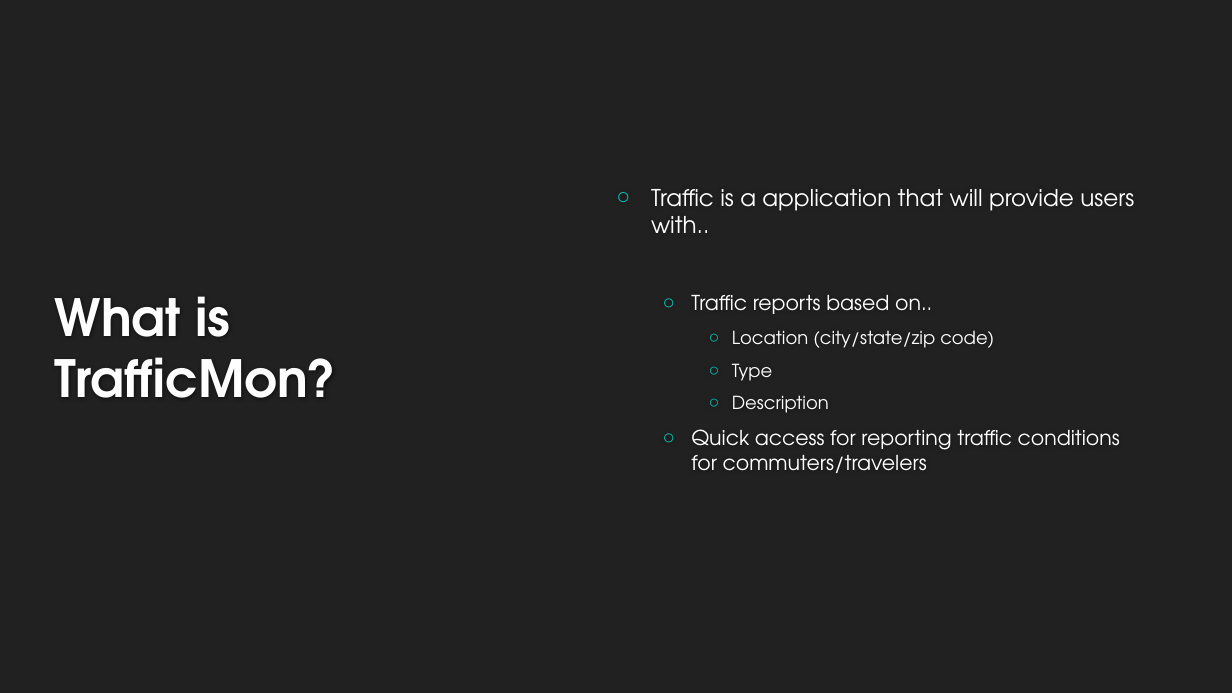
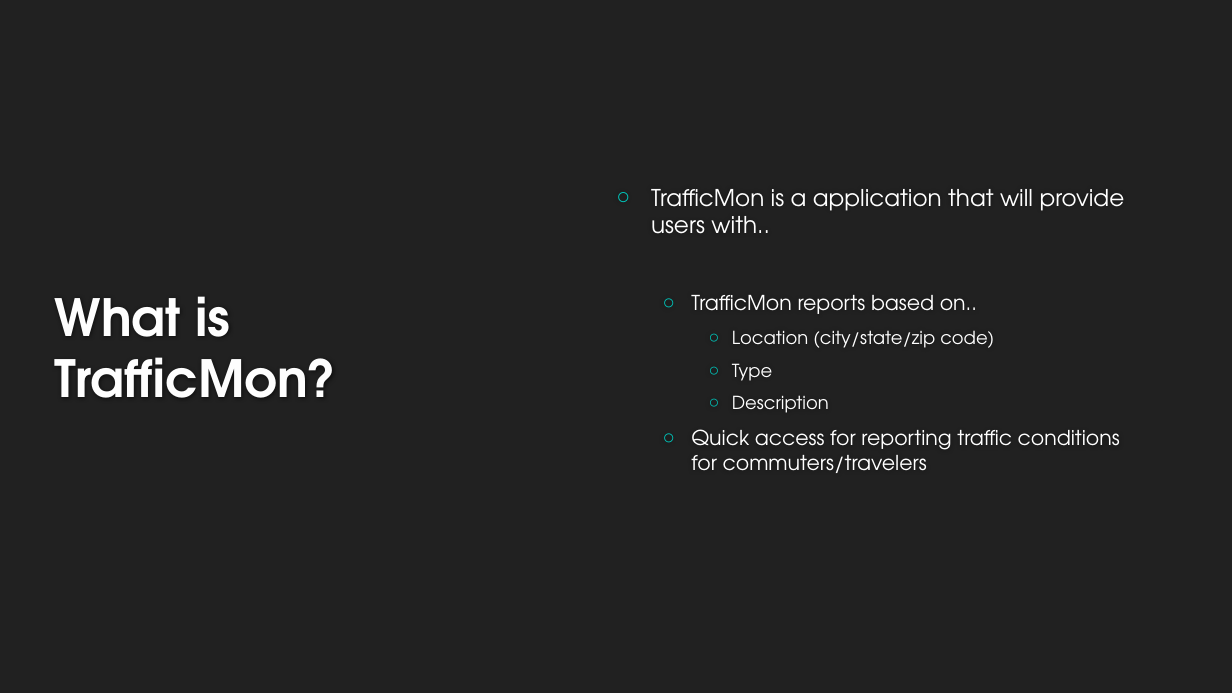
Before and after one commit to nevermindthelabel/project2, a slide deck: slide 2 of Presentation/TrafficMon Presentation.pptx. Drawn at 1232x693 pixels with LibreOffice and Linux fonts; fonts in the diff are those of the drawing; background and template pictures are left out. Boxes give left, top, right and bottom in pixels: in the first picture for what was removed or moved away, otherwise in the second. Text is boxed around its words. In the diff, an @@ line names an element or a change of style, - is before the commit and + after.

```diff
--- a/Presentation/TrafficMon Presentation.pptx
+++ b/Presentation/TrafficMon Presentation.pptx
@@ text at box(651, 189, 1125, 314): text changed @@
-○ Traffic is a application that will provide users with..
-  ○ Traffic reports based on..
+○ TrafficMon is a application that will provide users with..
+  ○ TrafficMon reports based on..
```
Also in this commit, not shown: 4 other slides changed.
